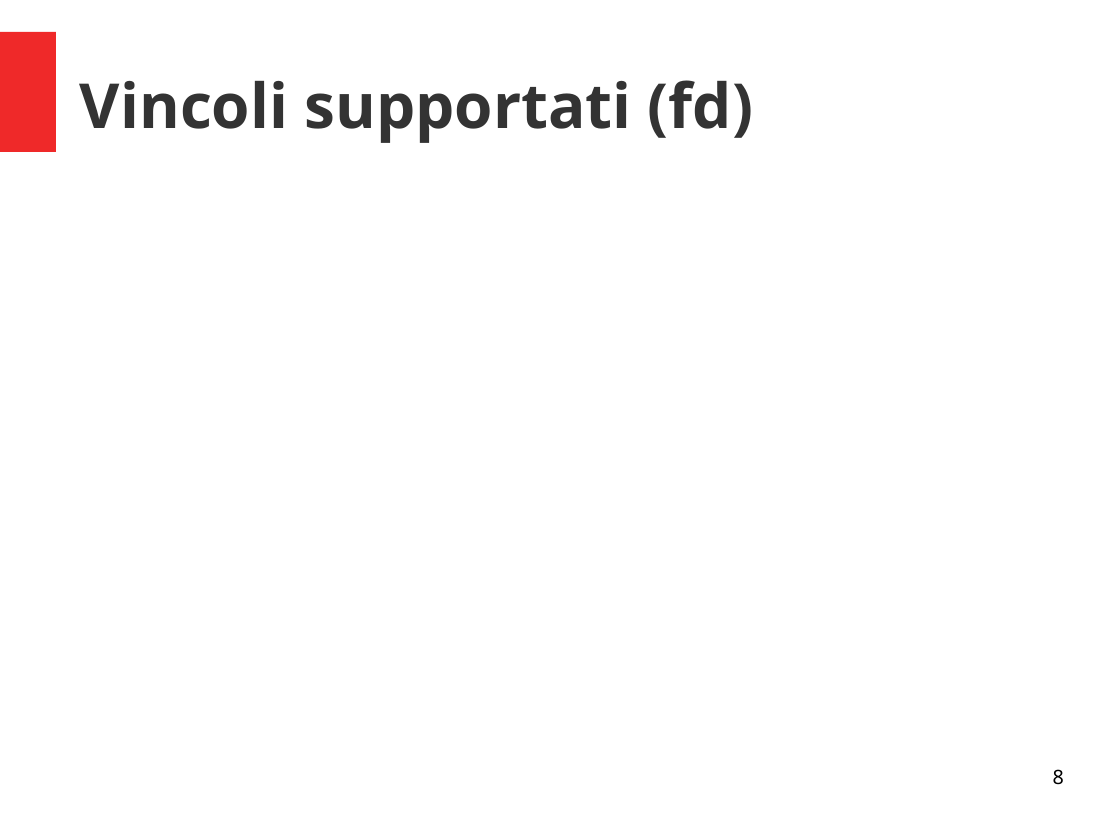
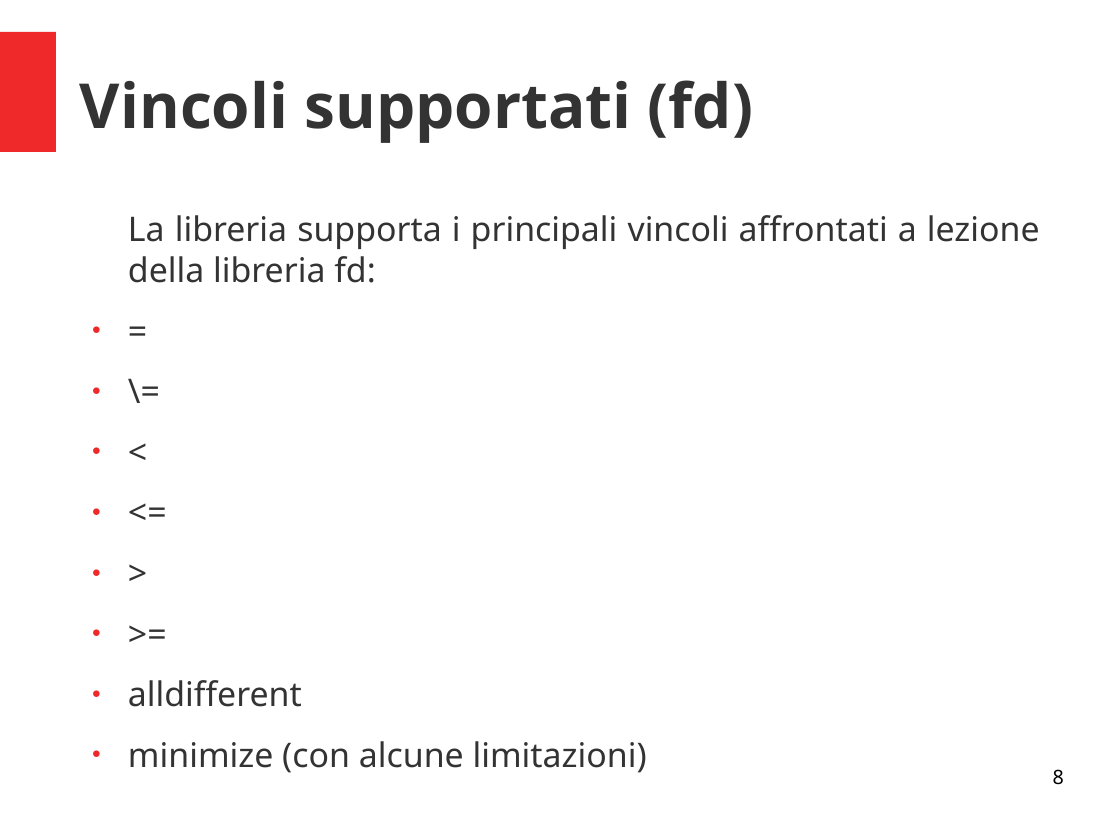
Before and after one commit to padovanl/eclipse2flatzinc, a slide deck: slide 8 of presentazione.odp. Drawn at 1120x840 pixels with LibreOffice and Linux fonts; fonts in the diff are those of the drawing. Boxes give left, top, right and bottom in pixels: in the first picture for what was removed or moved away, otherwise in the second. Text is boxed around its words. In the diff, an @@ line names an element or a change of style, - is before the commit and + after.

```diff
--- a/presentazione.odp
+++ b/presentazione.odp
@@ text added at (128, 215, 1040, 773), 24 pt, text #333333 @@
+La libreria supporta i principali vincoli affrontati a lezione della libreria fd:
+● =
+● \=
+● <
+● <=
+● >
+● >=
+● alldifferent
+● minimize (con alcune limitazioni)
```
Also in this commit, not shown: 1 other slide changed.
